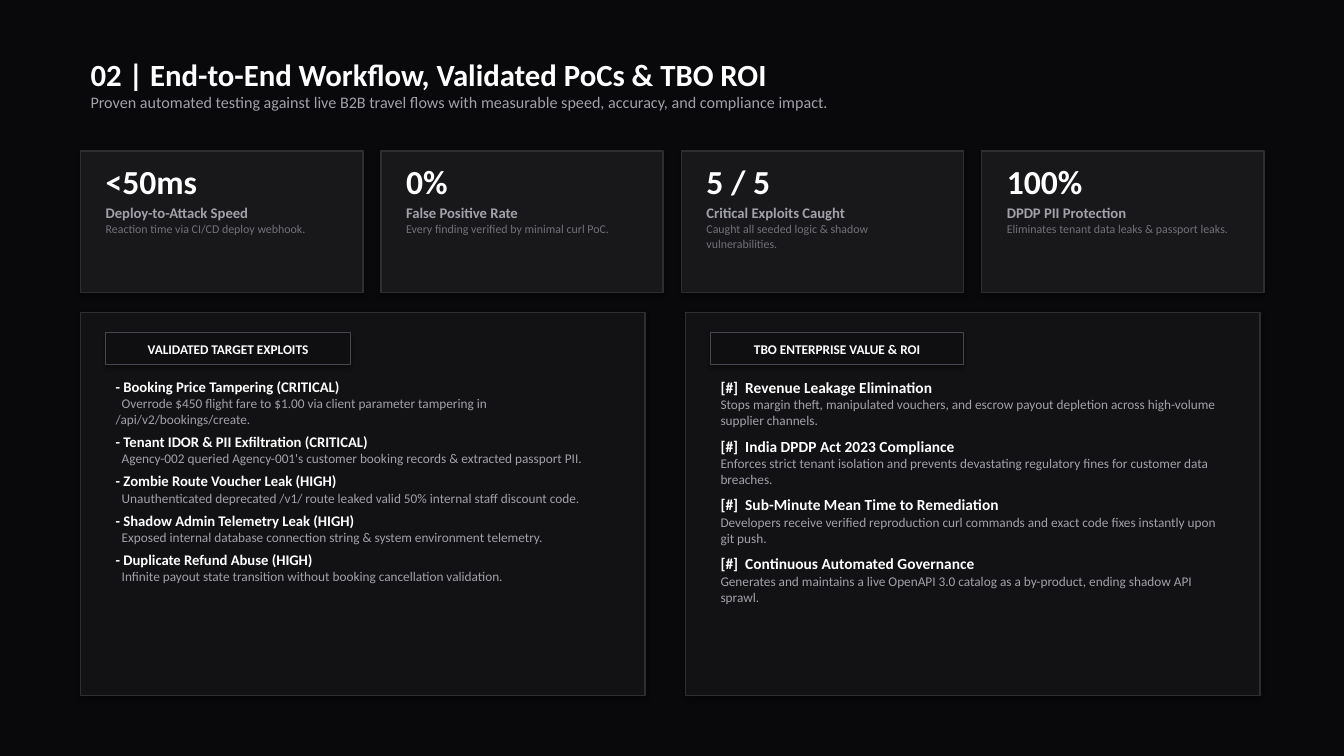
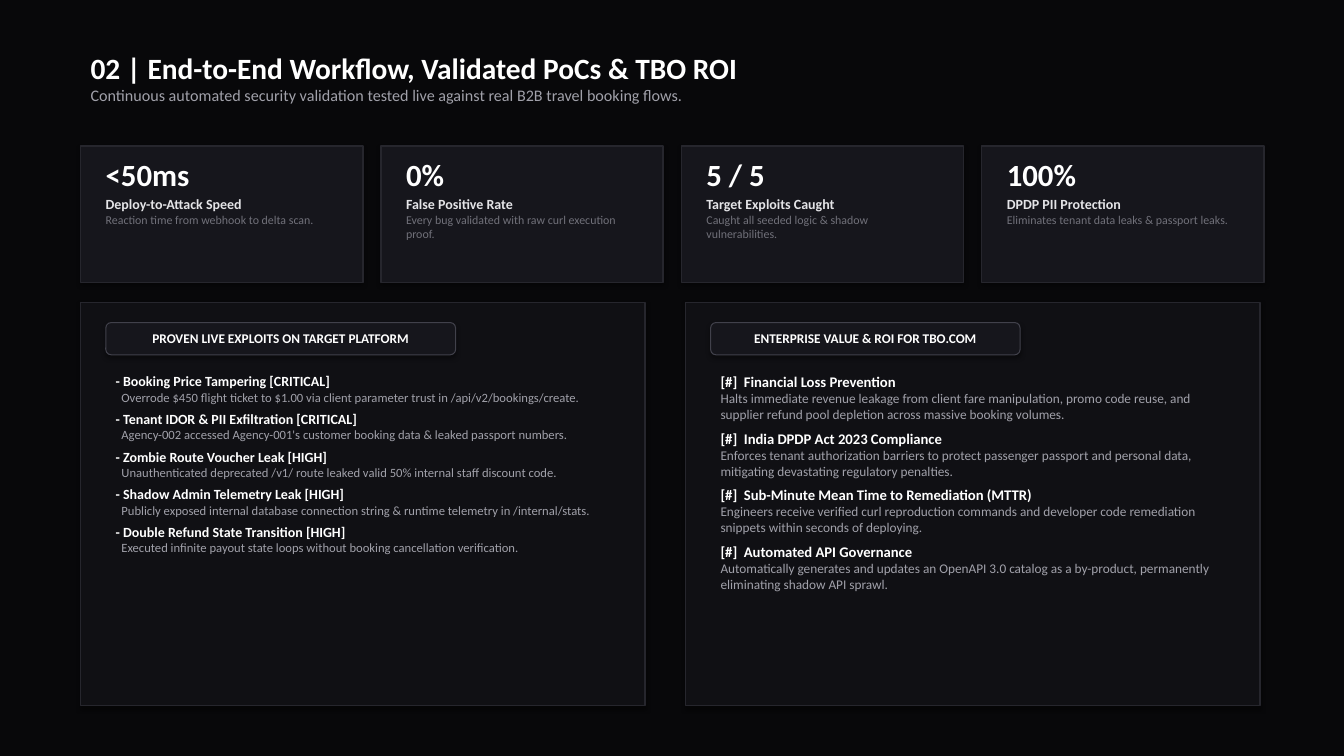
Before and after one commit to SaiSanthosh31/routezero, a slide deck: slide 3 of RouteZero_VoyageHack_Submission.pptx. Drawn at 1344x756 pixels with LibreOffice and Linux fonts; fonts in the diff are those of the drawing. Boxes give left, top, right and bottom in pixels: in the first picture for what was removed or moved away, otherwise in the second. Text is boxed around its words. In the diff, an @@ line names an element or a change of style, - is before the commit and + after.

Commit message:
design: elevate presentation deck with modern technical UI

```diff
--- a/RouteZero_VoyageHack_Submission.pptx
+++ b/RouteZero_VoyageHack_Submission.pptx
@@ rectangle at (0, 0, 1344, 756): fill #09090B to #08080A @@
@@ text at (91, 58, 737, 83): size 22 to 21 pt in "02 | End-to-End Workflow, Validated PoCs & ..." @@
@@ text at (91, 90, 682, 104): text changed @@
-Proven automated testing against live B2B travel flows with measurable speed, accuracy, and compliance impact.
+Continuous automated security validation tested live against real B2B travel booking flows.
@@ rectangle: place and size @@
-rectangle at (81, 151, 363, 292)
+rectangle at (81, 146, 363, 282)
@@ rectangle: place and size @@
-rectangle at (381, 151, 663, 292)
+rectangle at (381, 146, 663, 282)
@@ rectangle: place and size @@
-rectangle at (682, 151, 964, 292)
+rectangle at (682, 146, 964, 282)
@@ fill #18181B to #16161C; outline #2D2D32 1 pt to #26262D 1 pt in 4 elements at (381, 146, 663, 282), (81, 146, 363, 282), (682, 146, 964, 282), (982, 146, 1264, 282) @@
@@ rectangle: place and size @@
-rectangle at (982, 151, 1264, 292)
+rectangle at (982, 146, 1264, 282)
@@ text at (106, 166, 242, 212): size 24 to 22 pt in "<50ms"; size 10.5 to 10 pt, text colour #A1A1AA to #E4E4E7 in "Deploy-to-Attack Speed" @@
@@ text at (406, 164, 513, 209): size 24 to 22 pt in "0%"; size 10.5 to 10 pt, text colour #A1A1AA to #E4E4E7 in "False Positive Rate" @@
@@ text at (706, 166, 765, 187): size 24 to 22 pt in "5 / 5" @@
@@ text at (1007, 164, 1120, 209): size 24 to 22 pt in "100%"; size 10.5 to 10 pt, text colour #A1A1AA to #E4E4E7 in "DPDP PII Protection" @@
@@ text at (706, 199, 835, 212): text changed; size 10.5 to 10 pt; text colour #A1A1AA to #E4E4E7 @@
-Critical Exploits Caught
+Target Exploits Caught
@@ text at (106, 216, 314, 224): text changed @@
-Reaction time via CI/CD deploy webhook.
+Reaction time from webhook to delta scan.
@@ text at (406, 216, 616, 240): text changed @@
-Every finding verified by minimal curl PoC.
+Every bug validated with raw curl execution proof.
@@ rectangle at (81, 302, 645, 706): fill #121214 to #101014; outline #2D2D32 1 pt to #26262D 1 pt @@
@@ rectangle: place and size @@
-rectangle at (81, 313, 645, 696)
+rectangle at (81, 302, 645, 706)
@@ rounded rectangle "PROVEN LIVE EXPLOITS ON TARGET ..." at (106, 323, 456, 355): rectangle to rounded rectangle; fill #0F0F11 to #16161C; outline #46464E 0.75 pt to #41414B 0.75 pt @@
@@ rounded rectangle "PROVEN LIVE EXPLOITS ON TARGET ...": place and size @@
-rounded rectangle "PROVEN LIVE EXPLOITS ON TARGET ..." at (106, 333, 350, 365)
+rounded rectangle "PROVEN LIVE EXPLOITS ON TARGET ..." at (106, 323, 456, 355)
@@ rectangle: place and size @@
-rectangle at (686, 313, 1260, 696)
+rectangle at (686, 302, 1260, 706)
@@ rectangle at (686, 302, 1260, 706): fill #121214 to #101014; outline #2D2D32 1 pt to #26262D 1 pt @@
@@ rounded rectangle "ENTERPRISE VALUE & ROI FOR ...": place and size @@
-rounded rectangle "ENTERPRISE VALUE & ROI FOR ..." at (711, 333, 964, 365)
+rounded rectangle "ENTERPRISE VALUE & ROI FOR ..." at (711, 323, 1020, 355)
@@ rounded rectangle "ENTERPRISE VALUE & ROI FOR ..." at (711, 323, 1020, 355): rectangle to rounded rectangle; fill #0F0F11 to #16161C; outline #46464E 0.75 pt to #41414B 0.75 pt @@
@@ text in rounded rectangle at (152, 334, 409, 343): text changed @@
-VALIDATED TARGET EXPLOITS
+PROVEN LIVE EXPLOITS ON TARGET PLATFORM
@@ text in rounded rectangle at (754, 334, 977, 343): text changed @@
-TBO ENTERPRISE VALUE & ROI
+ENTERPRISE VALUE & ROI FOR TBO.COM
@@ text at (121, 375, 579, 464): text changed; size 9.5 to 9 pt @@
-- Booking Price Tampering (CRITICAL)
-Overrode $450 flight fare to $1.00 via client parameter tampering in /api/v2/bookings/create.
-- Tenant IDOR & PII Exfiltration (CRITICAL)
-Agency-002 queried Agency-001's customer booking records & extracted passport PII.
-- Zombie Route Voucher Leak (HIGH)
+- Booking Price Tampering [CRITICAL]
+Overrode $450 flight ticket to $1.00 via client parameter trust in /api/v2/bookings/create.
+- Tenant IDOR & PII Exfiltration [CRITICAL]
+Agency-002 accessed Agency-001's customer booking data & leaked passport numbers.
+- Zombie Route Voucher Leak [HIGH]
@@ text at (721, 376, 1190, 421): text changed @@
-[#] Revenue Leakage Elimination
-Stops margin theft, manipulated vouchers, and escrow payout depletion across high-volume supplier channels.
+[#] Financial Loss Prevention
+Halts immediate revenue leakage from client fare manipulation, promo code reuse, and supplier refund pool depletion across massive booking volumes.
@@ text at (744, 433, 942, 447): size 11 to 10.5 pt in "[#] India DPDP Act 2023 Compliance" @@
@@ text at (121, 468, 557, 479): size 9.5 to 9 pt in "Unauthenticated deprecated /v1/ route leaked valid 50% ..." @@
@@ text at (721, 451, 1209, 591): text changed @@
-Enforces strict tenant isolation and prevents devastating regulatory fines for customer data breaches.
-[#] Sub-Minute Mean Time to Remediation
-Developers receive verified reproduction curl commands and exact code fixes instantly upon git push.
-[#] Continuous Automated Governance
-Generates and maintains a live OpenAPI 3.0 catalog as a by-product, ending shadow API sprawl.
+Enforces tenant authorization barriers to protect passenger passport and personal data, mitigating devastating regulatory penalties.
+[#] Sub-Minute Mean Time to Remediation (MTTR)
+Engineers receive verified curl reproduction commands and developer code remediation snippets within seconds of deploying.
+[#] Automated API Governance
+Automatically generates and updates an OpenAPI 3.0 catalog as a by-product, permanently eliminating shadow API sprawl.
@@ text at (121, 488, 589, 554): text changed; size 9.5 to 9 pt @@
-- Shadow Admin Telemetry Leak (HIGH)
-Exposed internal database connection string & system environment telemetry.
-- Duplicate Refund Abuse (HIGH)
-Infinite payout state transition without booking cancellation validation.
+- Shadow Admin Telemetry Leak [HIGH]
+Publicly exposed internal database connection string & runtime telemetry in /internal/stats.
+- Double Refund State Transition [HIGH]
+Executed infinite payout state loops without booking cancellation verification.
```
Also in this commit, not shown: 3 other slides changed, 1 other file.
